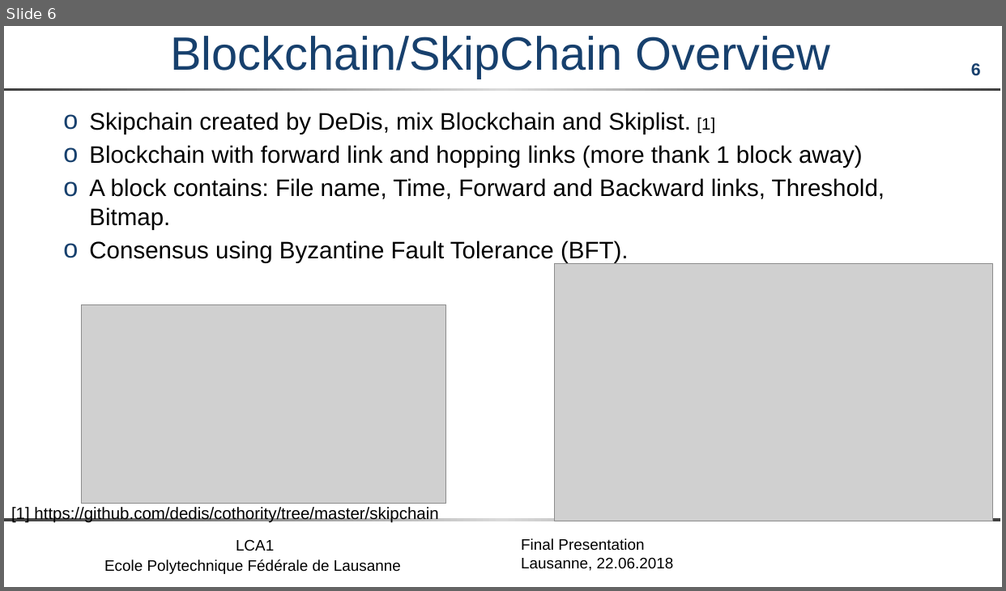
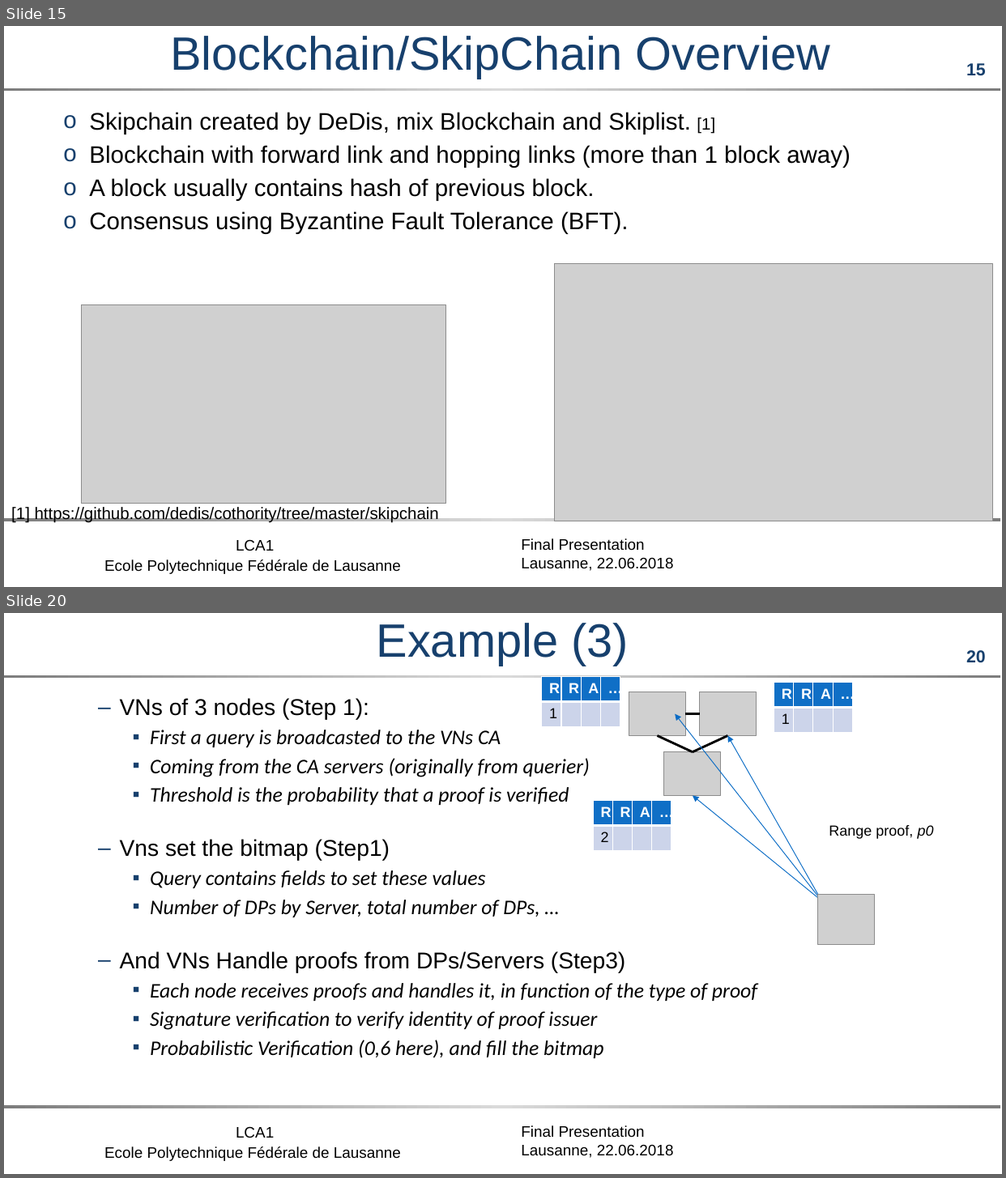
Before and after one commit to maxpr/MasterProjectDocuments, a slide deck: OPT/doc/FinalPresentation.pptx. Shown one above the other, each under a label of ours: slide 6 before the commit, slides 15 and 20 after it; the slides between them are not shown. The pictures are 1006x591 and 1006x1178 pixels, drawn with LibreOffice and Linux fonts; fonts in the diff are those of the drawing; grey boxes stand for pictures; background and template pictures are left out. Boxes give left, top, right and bottom in pixels: in the first picture for what was removed or moved away, otherwise in the second. Text is boxed around its words. In the diff, an @@ line names an element or a change of style, - is before the commit and + after.

```diff
--- a/OPT/doc/FinalPresentation.pptx
+++ b/OPT/doc/FinalPresentation.pptx
@@ slide 20 added at (4, 613, 1002, 1174), background #FFFFFF; not listed: 5 template elements that a slide beside it also shows @@
@@ title added at (377, 623, 629, 665), 45 pt, text #17406D @@
+Example (3)
@@ table added at (542, 677, 620, 726), 2 rows, 4 columns @@
+R | R | A | …
+1 |  |  | 
@@ table added at (774, 683, 852, 733), 2 rows, 4 columns @@
+R | R | A | …
+1 |  |  | 
@@ text added at (120, 698, 757, 1059), 20 pt, text #000000, italic @@
+  – VNs of 3 nodes (Step 1):
+    ▪ First a query is broadcasted to the VNs CA
+    ▪ Coming from the CA servers (originally from querier)
+    ▪ Threshold is the probability that a proof is verified
+  – Vns set the bitmap (Step1)
+    ▪ Query contains fields to set these values
+    ▪ Number of DPs by Server, total number of DPs, …
+  – And VNs Handle proofs from DPs/Servers (Step3)
+    ▪ Each node receives proofs and handles it, in function of the type of proof
+    ▪ Signature verification to verify identity of proof issuer
+    ▪ Probabilistic Verification (0,6 here), and fill the bitmap
@@ arrow added from (821, 901) to (675, 714), #0A6DC6 0.75 pt @@
@@ group added at (629, 692, 812, 817): 3 pictures, 3 lines, 1 rectangle @@
@@ arrow added from (821, 901) to (728, 736), #0A6DC6 0.75 pt @@
@@ table added at (593, 801, 671, 851), 2 rows, 4 columns @@
+R | R | A | …
+2 |  |  | 
@@ arrow added from (821, 901) to (692, 796), #0A6DC6 0.75 pt @@
@@ text added at (829, 825, 934, 839), 14 pt, text #000000 @@
+Range proof, p0
@@ picture added at (818, 895, 875, 944) @@
@@ what was slide 6 is now slide 15 @@
@@ slide 15 changed as well @@
@@ page number at (966, 63, 986, 76): text changed @@
-6
+15
@@ rectangle at (4, 88, 1001, 91): fill gradient #818181 to #DADADA to gradient #7D7D7D to #DADADA @@
@@ text at (89, 112, 715, 234): less space between paragraphs @@
@@ text at (89, 145, 850, 201): text changed @@
-o Blockchain with forward link and hopping links (more thank 1 block away)
-o A block contains: File name, Time, Forward and Backward links, Threshold, Bitmap.
+o Blockchain with forward link and hopping links (more than 1 block away)
+o A block usually contains hash of previous block.
@@ rectangle at (4, 518, 1001, 522): fill gradient #818181 to #DADADA to gradient #7D7D7D to #DADADA @@
```
Also in this commit, not shown: 5 other slides changed, 29 other slides added, 6 slides removed, 8 other files.
